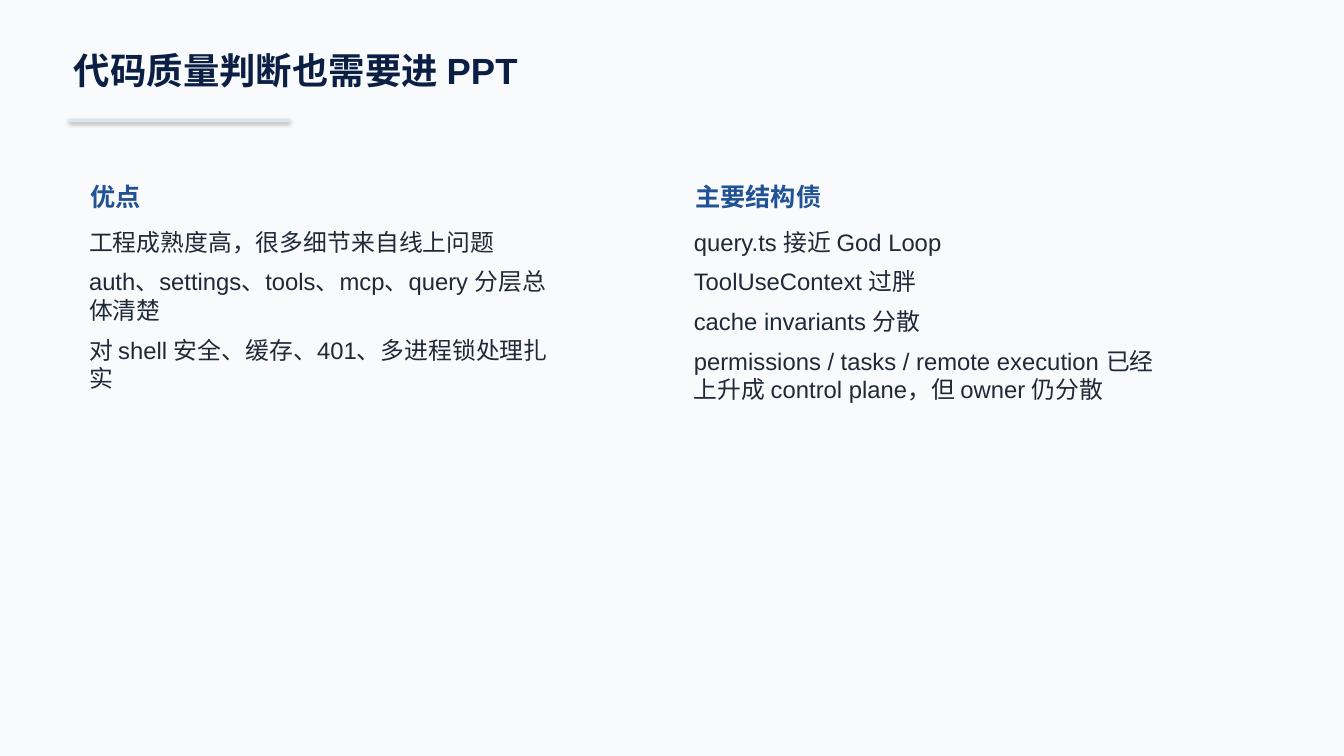
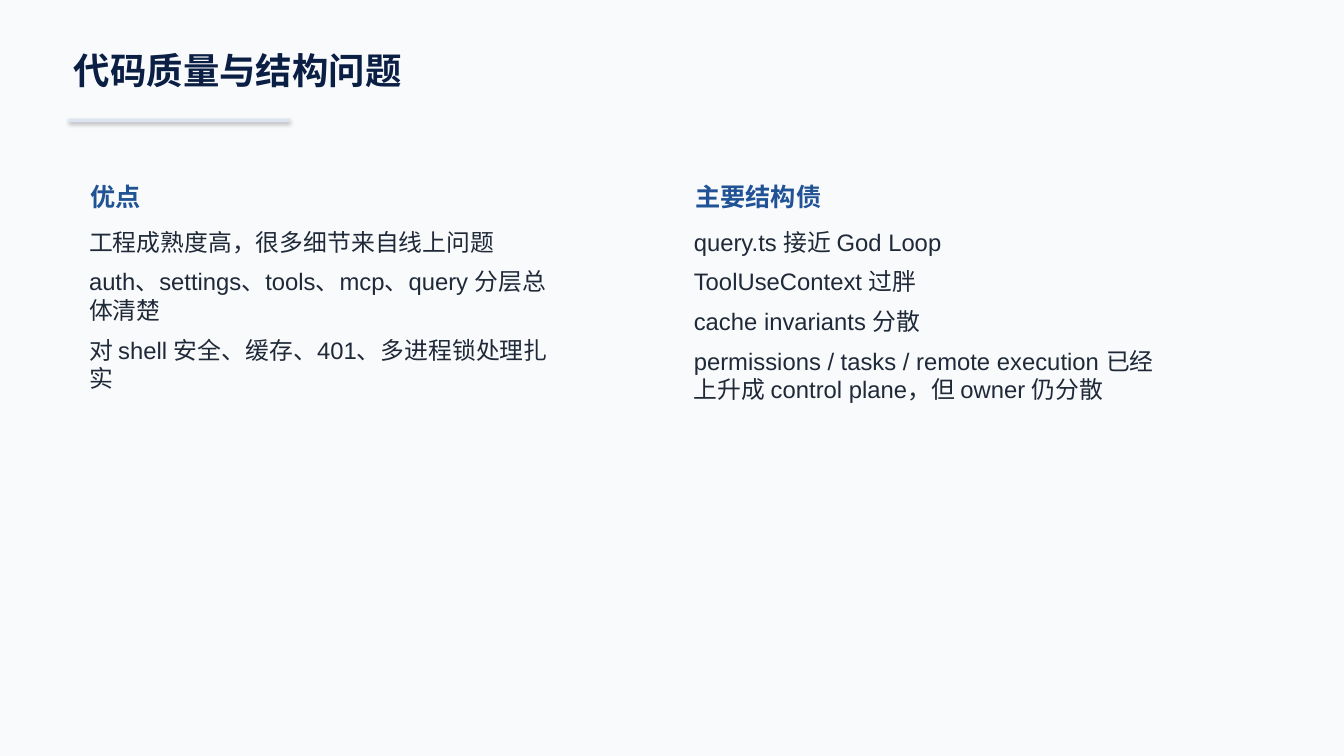
Before and after one commit to boboliu-1010/ccode, a slide deck: slide 19 of docs/zh/00-代码总览与运行时走读-WPS兼容版.pptx. Drawn at 1344x756 pixels with LibreOffice and Linux fonts; fonts in the diff are those of the drawing. Boxes give left, top, right and bottom in pixels: in the first picture for what was removed or moved away, otherwise in the second. Text is boxed around its words. In the diff, an @@ line names an element or a change of style, - is before the commit and + after.

```diff
--- a/docs/zh/00-代码总览与运行时走读-WPS兼容版.pptx
+++ b/docs/zh/00-代码总览与运行时走读-WPS兼容版.pptx
@@ text at (74,53,402,88): text changed @@
-代码质量判断也需要进 PPT
+代码质量与结构问题
```
Also in this commit, not shown: 4 other slides changed, 1 other file.
